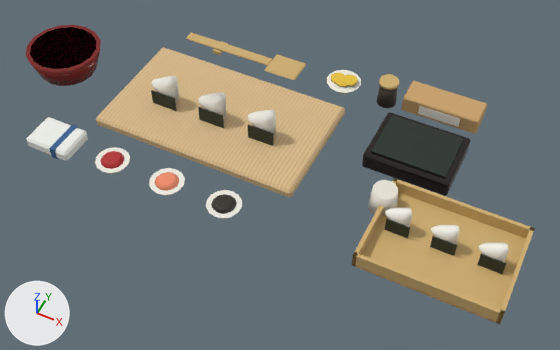
An edit to the Blender file blender/prepcounter.blend, drawn before and after from the same camera.
One viewpoint serves both versions: a 50 mm camera at (1.361, -1.594, 3.05) aimed at (0.615, -0.103, 1.185). The axes (+X, +Y, +Z) are drawn at lower left. The lights are the same throughout. The first picture is the older version.

Names of what the first picture shows: 'PrepSet'.
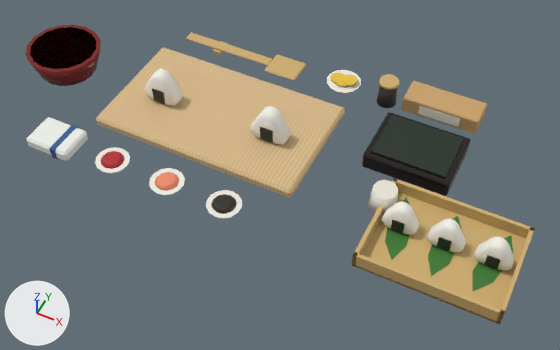
Pixel boxes [x1, y1, x2, y2] of what changed, in the pictures (560 x 350 px; the box of a moved part takes in the faces that stretch with it):
'PrepDone2', added
    after: [474, 236, 514, 271]
    faces in mat_preprice (white #f6f3ea): [474, 236, 514, 271]
    faces in mat_prepnori (black #1d2a1e): [484, 255, 500, 269]
'PrepDone1', added
    after: [427, 219, 466, 252]
    faces in mat_preprice (white #f6f3ea): [427, 219, 466, 252]
    faces in mat_prepnori (black #1d2a1e): [437, 237, 451, 251]
'PrepDone0', added
    after: [381, 201, 419, 235]
    faces in mat_preprice (white #f6f3ea): [381, 201, 419, 235]
    faces in mat_prepnori (black #1d2a1e): [391, 220, 405, 234]
part 1 of me_cube_018, rebuilt (40% wider, 39% taller)
    before: [247, 110, 276, 137]
    after: [250, 106, 291, 144]
part 2 of me_cube_018, deleted
    before: [198, 92, 509, 274]
part 3 of me_cube_018, moved or reshaped
    before: [151, 76, 179, 111]
    after: [145, 68, 273, 143]
part 4 of me_cube_018, added
    after: [385, 198, 513, 291]

Edits to the bpy script that builds the scene:
```text
Add mat_prepsasa:
    mat_prepsasa = principled_material('PrepSasa')
    mat_prepsasa.base_color = (0.0497, 0.195, 0.0319)  # dark green #3f7a32
Change me_cube_018:
    used by ob_prepset; parent = ob_prepcounter; location = (0.35, -0.01, 1.254)
    remove me_cube_018.from_pydata(...)  # 928 vertices, 904 faces; spans x -0.75..1.05, y -0.39..0.41, z -0.02..0.13
    add me_cube_018.from_pydata(...)  # 766 vertices, 737 faces; spans x -0.75..1.05, y -0.39..0.41, z -0.02..0.14
    me_cube_018 part 1: the loose piece of 42 vertices spanning x 0.12..0.22, y -0.06..0.0, z 0.03..0.13 is rebuilt with 48 vertices and now spans x 0.14..0.26, y -0.06..0.0, z 0.02..0.14
    me_cube_018 part 2: 9 loose pieces with 208 vertices, spanning x -0.06..1.01, y -0.2..0.0, z -0.01..0.13, are deleted
    me_cube_018 part 3
    45 vertices are removed from x -0.24..-0.13, y -0.06..0.0, z 0.02..0.13
    47 faces are deleted
    5 vertices move from x -0.17..-0.15, y -0.05..-0.01, z 0.03..0.13 to x -0.18..-0.15, y -0.06..-0.01, z 0.03..0.12
    53 vertices are added at x -0.26..0.22, y -0.06..0.0, z 0.02..0.14
    14 new vertices lie (0.0, 0.04, 0.0) away from vertices in x -0.26..0.22, y -0.05, z 0.02..0.14
    48 new faces join them, mat_preprice (white #f6f3ea), smooth
    10 new faces join them, mat_prepnori (black #1d2a1e)
    me_cube_018 part 4
    18 vertices are added at x 0.65..1.02, y -0.29..-0.05, z -0.01
    9 new faces join them, mat_prepsasa (dark green #3f7a32)
    add me_cube_018.materials.append(mat_prepsasa)  # dark green #3f7a32
Add me_prepdone2:
    me_prepdone2.from_pydata(...)  # 60 vertices, 53 faces; spans x 1.2717..1.3783, y -0.2045..-0.1555, z 1.247..1.3465
    # faces by material slot: [48, 5]
    me_prepdone2.materials.append(mat_preprice)  # white #f6f3ea
    me_prepdone2.materials.append(mat_prepnori)  # black #1d2a1e
Add me_prepdone1:
    me_prepdone1.from_pydata(...)  # 60 vertices, 53 faces; spans x 1.1317..1.2383, y -0.2045..-0.1555, z 1.247..1.3465
    # faces by material slot: [48, 5]
    me_prepdone1.materials.append(mat_preprice)  # white #f6f3ea
    me_prepdone1.materials.append(mat_prepnori)  # black #1d2a1e
Add me_prepdone0:
    me_prepdone0.from_pydata(...)  # 60 vertices, 53 faces; spans x 0.9917..1.0983, y -0.2045..-0.1555, z 1.247..1.3465
    # faces by material slot: [48, 5]
    me_prepdone0.materials.append(mat_preprice)  # white #f6f3ea
    me_prepdone0.materials.append(mat_prepnori)  # black #1d2a1e
Add ob_prepdone2:
    ob_prepdone2 = bpy.data.objects.new('PrepDone2', me_prepdone2)
    ob_prepdone2.parent = ob_prepcounter
    ob_prepdone2.location = (0.0, 0.0, 0.0)
Add ob_prepdone1:
    ob_prepdone1 = bpy.data.objects.new('PrepDone1', me_prepdone1)
    ob_prepdone1.parent = ob_prepcounter
    ob_prepdone1.location = (0.0, 0.0, 0.0)
Add ob_prepdone0:
    ob_prepdone0 = bpy.data.objects.new('PrepDone0', me_prepdone0)
    ob_prepdone0.parent = ob_prepcounter
    ob_prepdone0.location = (0.0, 0.0, 0.0)
```
